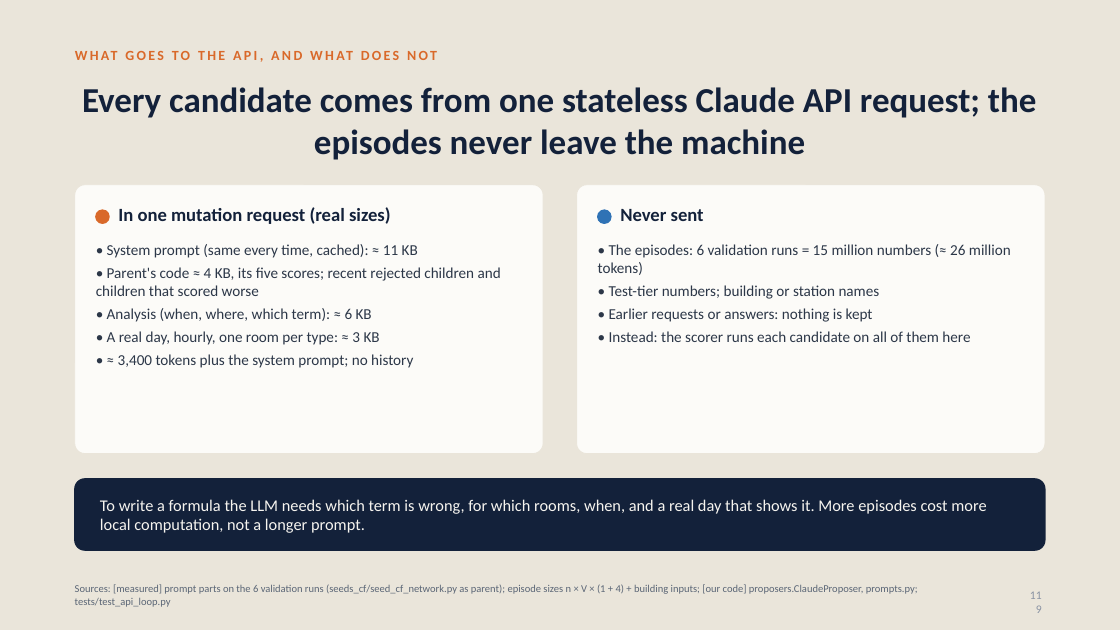
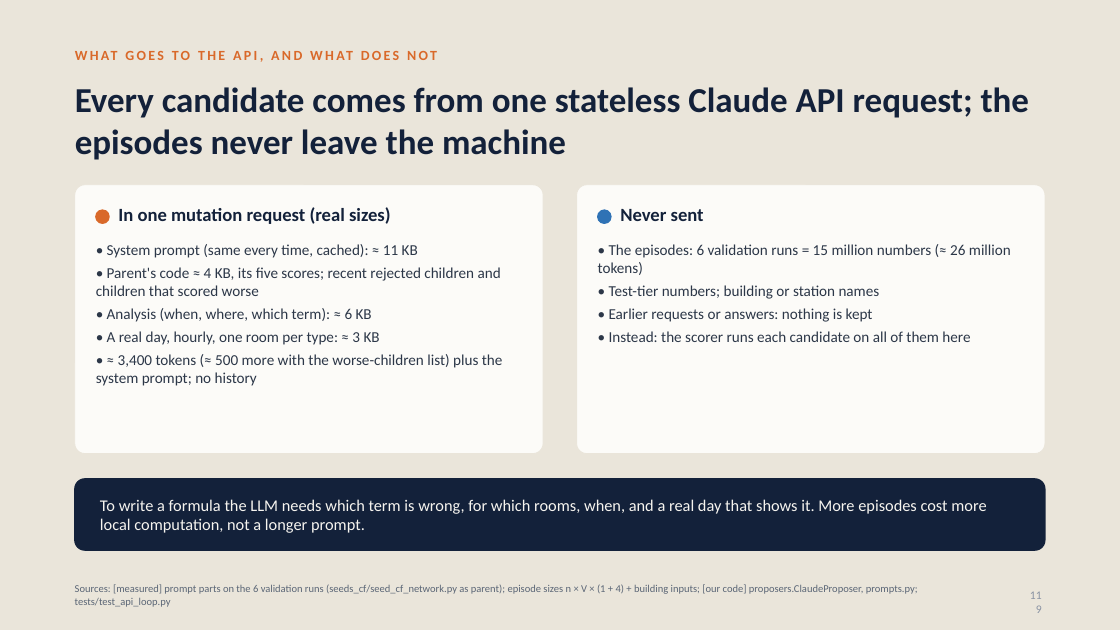
Before and after one commit to srivathsanb14/working-code, a slide deck: slide 119 of docs/One_Controller_for_Every_Building_meeting.pptx. Drawn at 1120x630 pixels with LibreOffice and Linux fonts; fonts in the diff are those of the drawing. Boxes give left, top, right and bottom in pixels: in the first picture for what was removed or moved away, otherwise in the second. Text is boxed around its words. In the diff, an @@ line names an element or a change of style, - is before the commit and + after.

```diff
--- a/docs/One_Controller_for_Every_Building_meeting.pptx
+++ b/docs/One_Controller_for_Every_Building_meeting.pptx
@@ title "Every candidate comes from one ..." at [75,87,1029,160]: alignment centre to left @@
@@ text at [96,354,503,386]: text changed @@
-• ≈ 3,400 tokens plus the system prompt; no history
+• ≈ 3,400 tokens (≈ 500 more with the worse-children list) plus the system prompt; no history
```
Also in this commit, not shown: 153 other slides changed, 4 other files.
